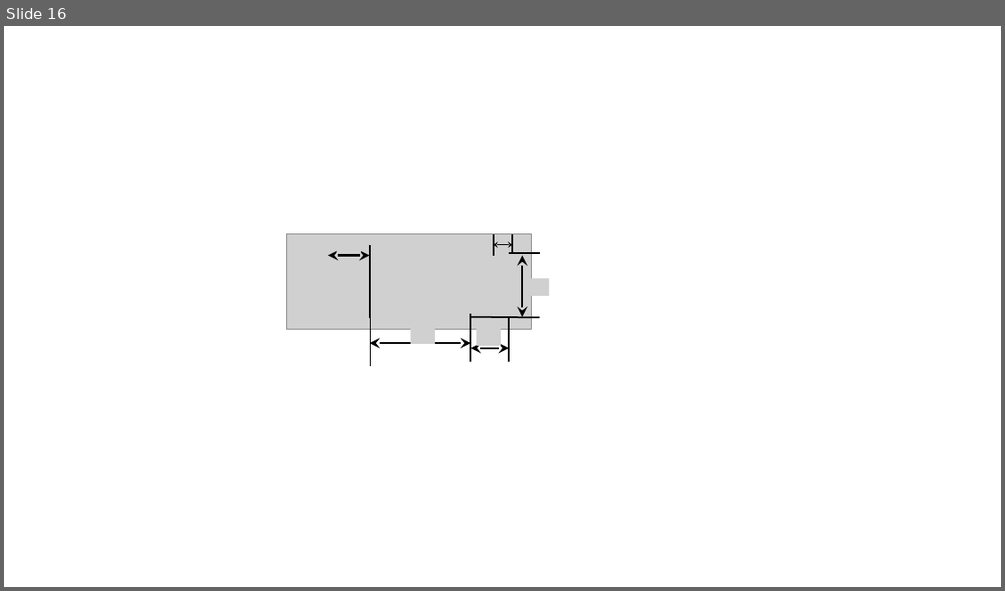
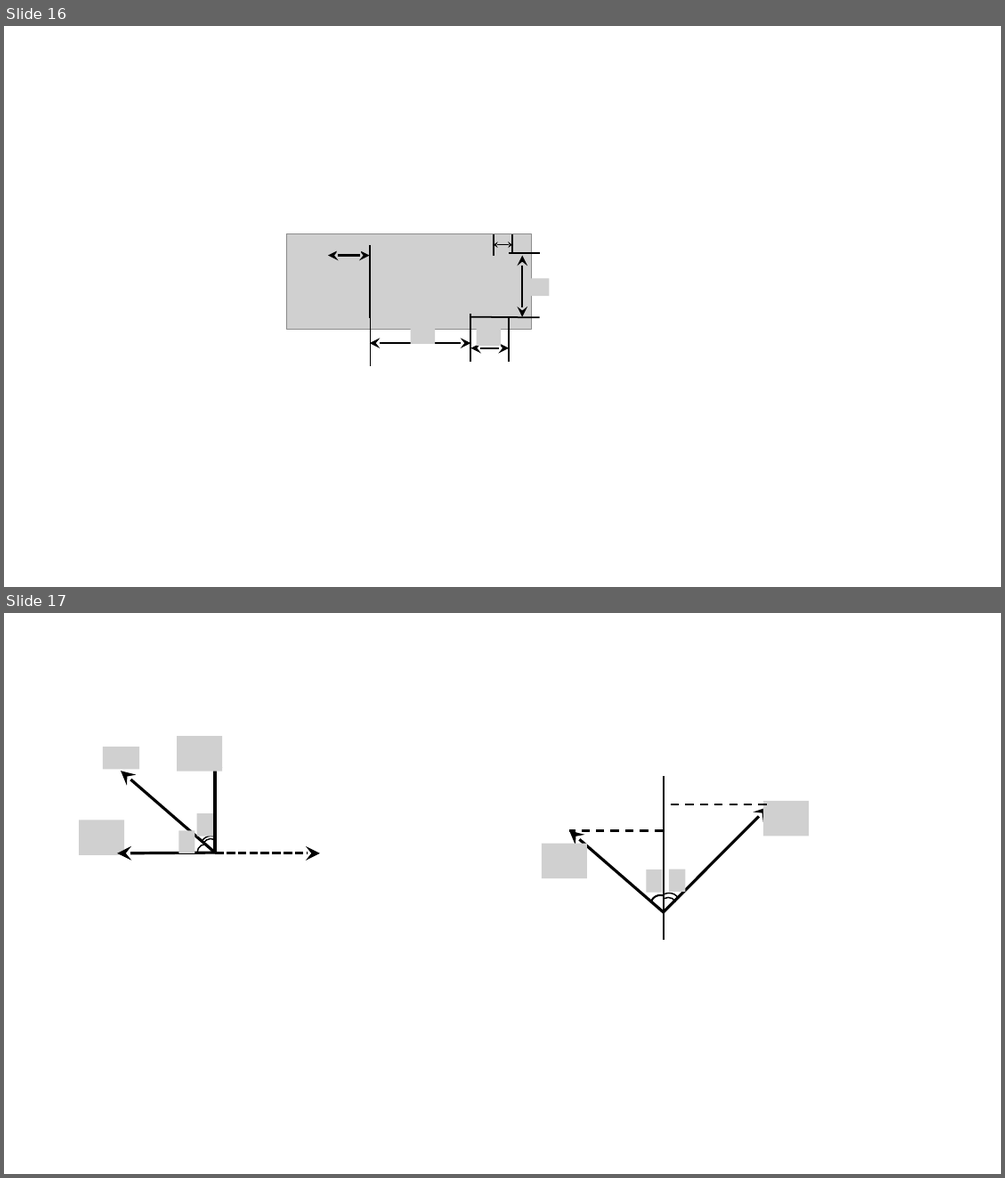
Before and after one commit to savchenko-physics/savchenko-physics.github.io, a slide deck: volunteer/Drawings.pptx. Shown one above the other, each under a label of ours: slide 16 before the commit, slides 16 and 17 after it. The pictures are 1005x591 and 1005x1178 pixels, drawn with LibreOffice and Linux fonts; fonts in the diff are those of the drawing; grey boxes stand for pictures; background and template pictures are left out. Boxes give left, top, right and bottom in pixels: in the first picture for what was removed or moved away, otherwise in the second. Text is boxed around its words. In the diff, an @@ line names an element or a change of style, - is before the commit and + after.

```diff
--- a/volunteer/Drawings.pptx
+++ b/volunteer/Drawings.pptx
@@ slide 17 added at box(4, 613, 1001, 1174), background #FFFFFF @@
@@ picture added at box(177, 736, 222, 771) @@
@@ picture added at box(103, 747, 139, 770) @@
@@ arrow added from (215, 852) to (121, 771), #000000 2.75 pt @@
@@ arrow added from (215, 853) to (215, 754), #000000 2.75 pt @@
@@ line added from (663, 940) to (663, 775), #000000 2 pt @@
@@ picture added at box(79, 820, 124, 855) @@
@@ picture added at box(197, 813, 213, 835) @@
@@ arrow added from (663, 912) to (769, 807), #000000 2.75 pt @@
@@ line added from (767, 804) to (663, 804), #000000 2 pt dashed @@
@@ picture added at box(764, 801, 809, 835) @@
@@ arrow added from (215, 852) to (117, 853), #000000 2.75 pt @@
@@ picture added at box(179, 831, 195, 853) @@
@@ arc (boxed as its full ellipse) added at box(196, 832, 224, 861), outline #000000 1.25 pt @@
@@ arc (boxed as its full ellipse) added at box(197, 844, 213, 861), outline #000000 1.25 pt @@
@@ arc (boxed as its full ellipse) added at box(200, 835, 221, 858), outline #000000 1.25 pt @@
@@ picture added at box(542, 844, 587, 878) @@
@@ arrow added from (663, 912) to (569, 831), #000000 2.75 pt @@
@@ line added from (663, 831) to (569, 831), #000000 2 pt dashed @@
@@ arrow added from (215, 853) to (320, 853), #000000 2.75 pt dashed @@
@@ picture added at box(647, 869, 663, 892) @@
@@ picture added at box(669, 868, 685, 892) @@
@@ arc (boxed as its full ellipse) added at box(650, 893, 673, 914), outline #000000 1.75 pt @@
@@ arc (boxed as its full ellipse) added at box(654, 890, 683, 917), outline #000000 1.25 pt @@
@@ arc (boxed as its full ellipse) added at box(657, 894, 679, 916), outline #000000 1.25 pt @@
```
Also in this commit, not shown: 26 other files.
